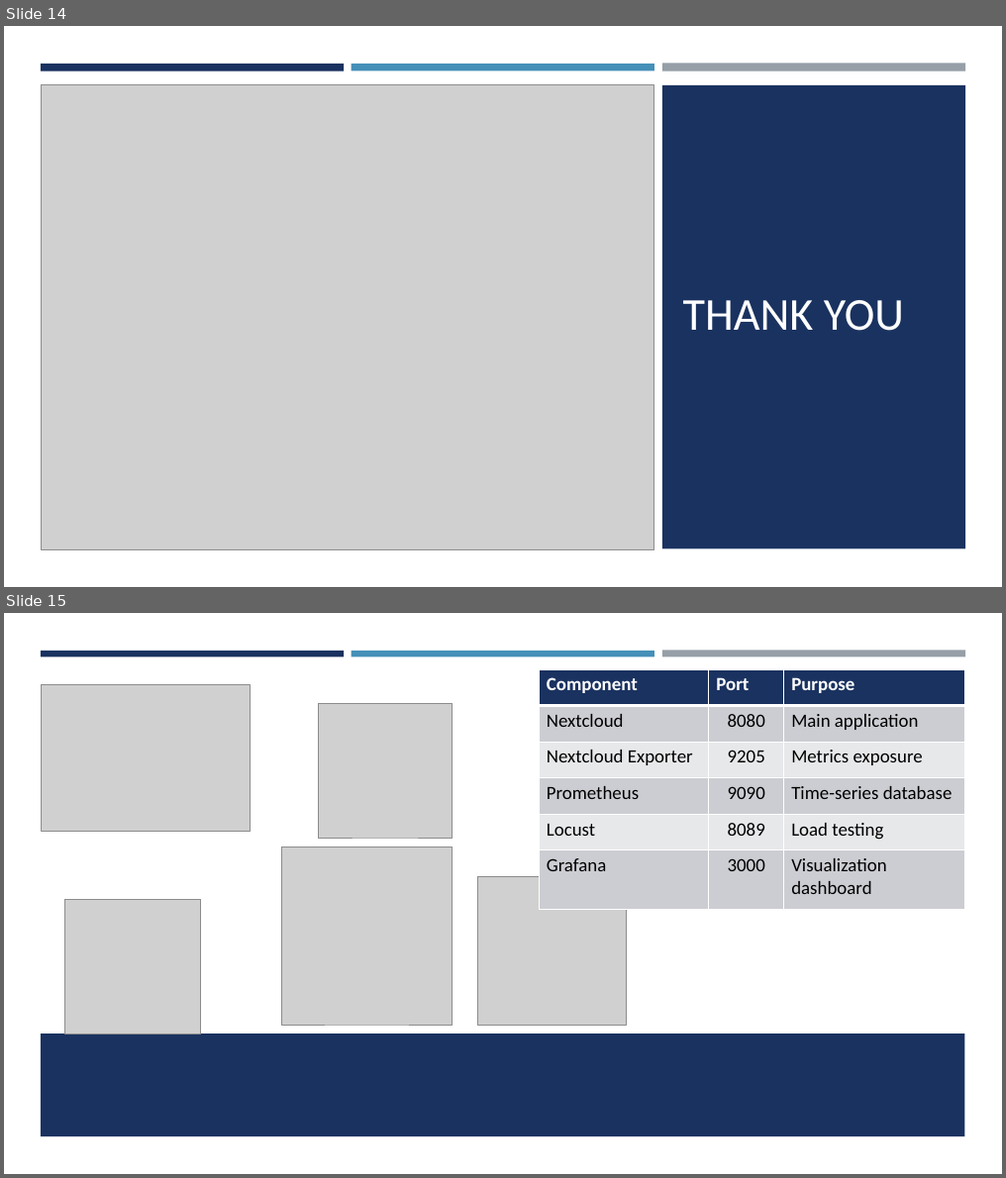
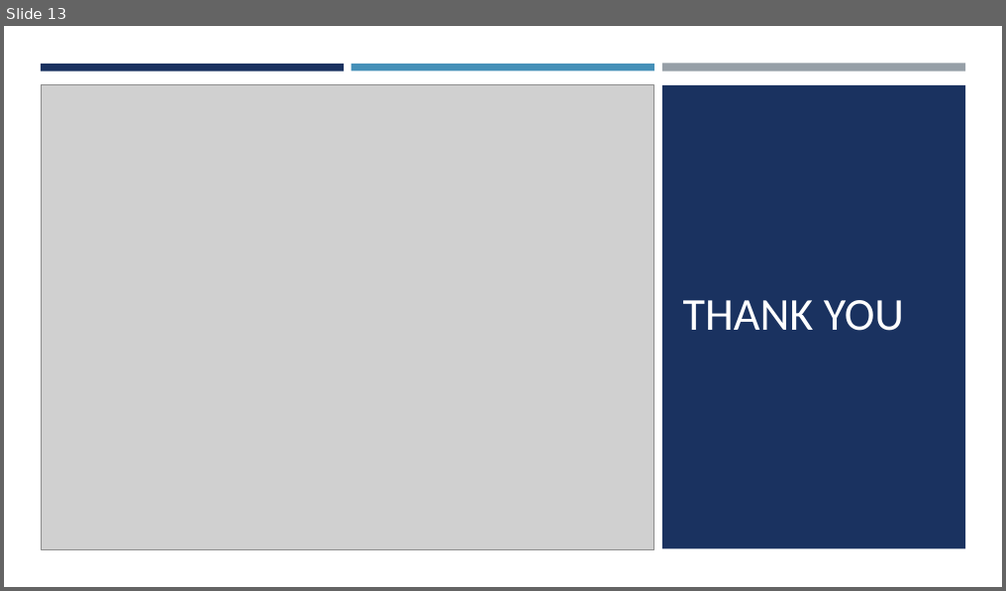
Before and after one commit to Omega97/CloudProject, a slide deck: report & slides/Cloud Presentation.pptx. Shown one above the other, each under a label of ours: slides 14 and 15 before the commit, slide 13 after it. The pictures are 1006x1178 and 1006x591 pixels, drawn with LibreOffice and Linux fonts; fonts in the diff are those of the drawing; grey boxes stand for pictures. Boxes give left, top, right and bottom in pixels: in the first picture for what was removed or moved away, otherwise in the second. Text is boxed around its words. In the diff, an @@ line names an element or a change of style, - is before the commit and + after.

```diff
--- a/report & slides/Cloud Presentation.pptx
+++ b/report & slides/Cloud Presentation.pptx
@@ slide 15 removed at box(4, 613, 1002, 1174), background #FFFFFF @@
@@ rectangle removed at box(4, 658, 1002, 1174) @@
@@ rectangle removed at box(41, 651, 344, 658) @@
@@ rectangle removed at box(351, 651, 654, 658) @@
@@ table removed at box(540, 669, 965, 909), 6 rows, 3 columns @@
-Component | Port | Purpose
-Nextcloud | 8080 | Main application
-Nextcloud Exporter | 9205 | Metrics exposure
-Prometheus | 9090 | Time-series database
-Locust | 8089 | Load testing
-Grafana | 3000 | Visualization dashboard
@@ rectangle removed at box(662, 651, 965, 659) @@
@@ picture removed at box(41, 685, 250, 832) @@
@@ picture removed at box(319, 703, 452, 838) @@
@@ picture removed at box(281, 847, 452, 1025) @@
@@ picture removed at box(478, 877, 626, 1025) @@
@@ picture removed at box(64, 900, 201, 1034) @@
@@ rectangle removed at box(41, 1034, 965, 1137) @@
@@ what was slide 14 is now slide 13 @@
```
Also in this commit, not shown: 5 slides changed, 1 other slide removed, 3 other files.
